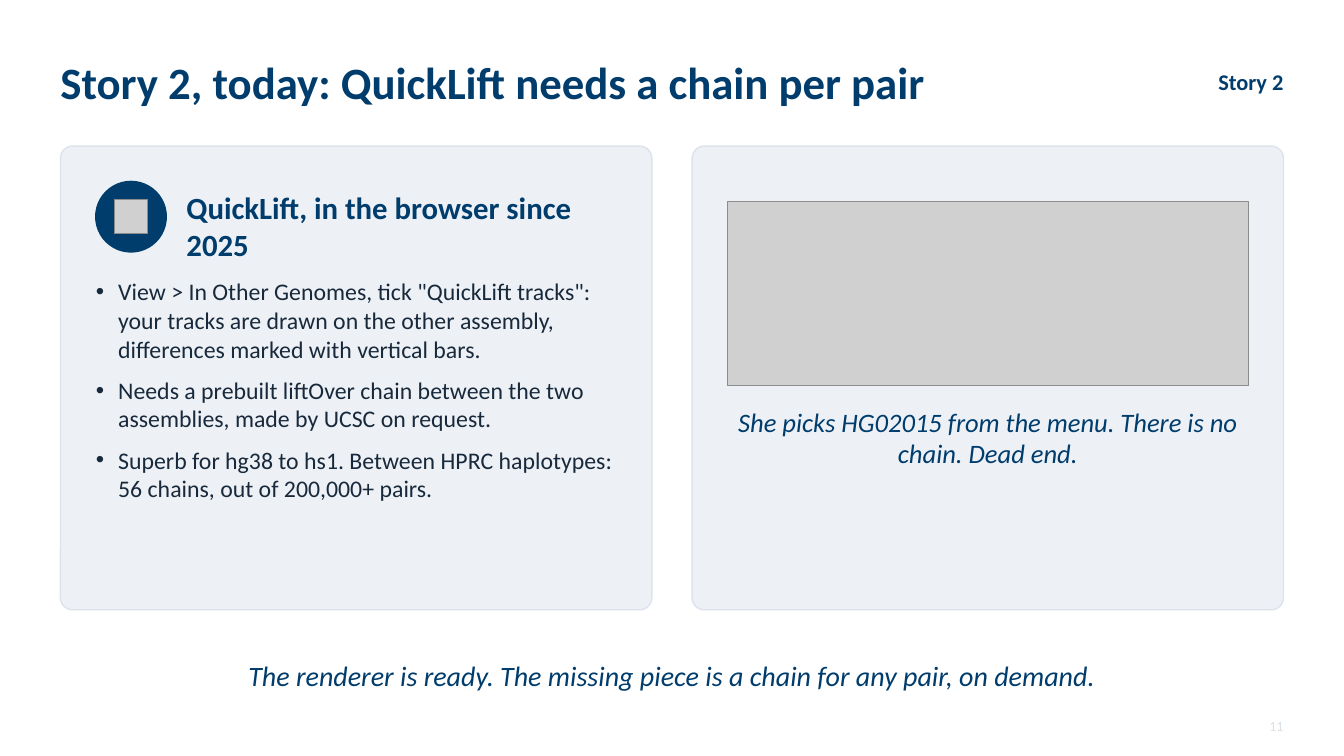
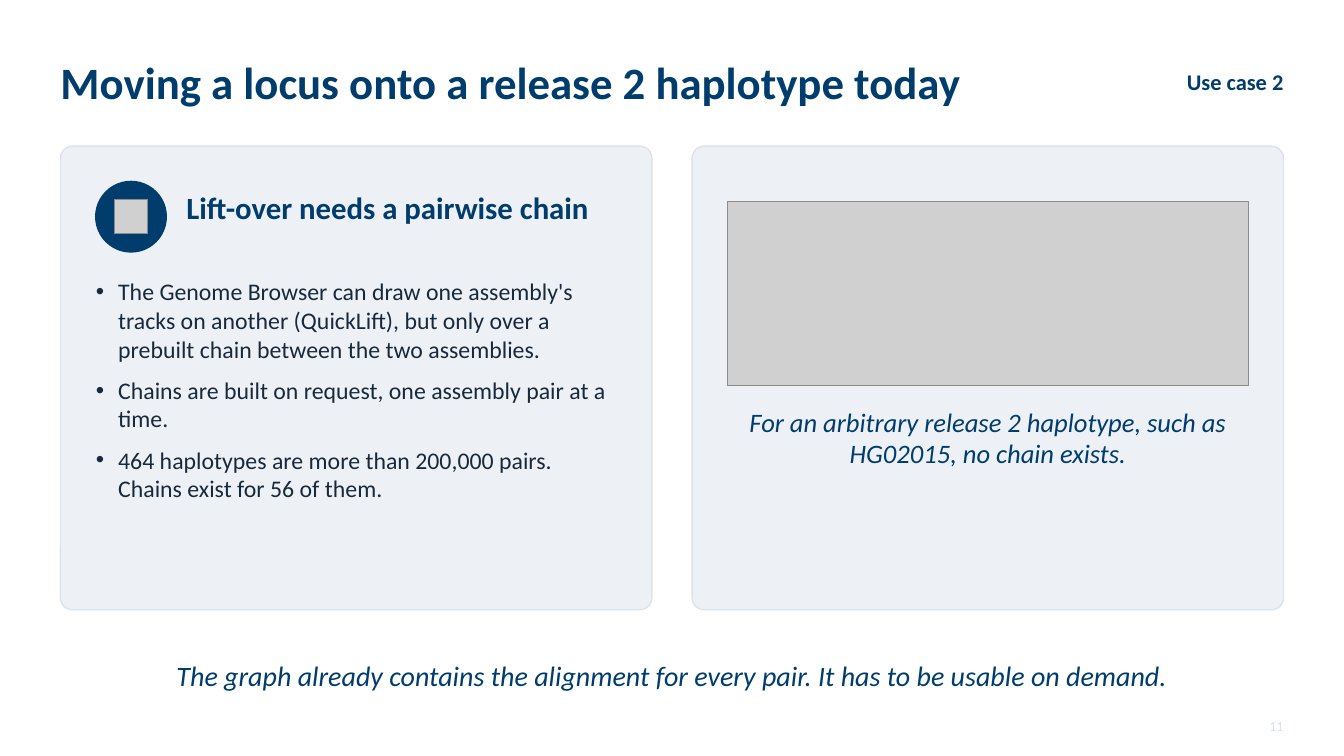
Before and after one commit to parsaeskandar/hprc_2026_poster, a slide deck: slide 11 of talk/HPRC2026_talk.pptx. Drawn at 1344x756 pixels with LibreOffice and Linux fonts; fonts in the diff are those of the drawing; grey boxes stand for pictures. Boxes give left, top, right and bottom in pixels: in the first picture for what was removed or moved away, otherwise in the second. Text is boxed around its words. In the diff, an @@ line names an element or a change of style, - is before the commit and + after.

Commit message:
Talk v5: reframed for HPRC scientists (release 2 first, two use cases, no engineering detail; checked/limits slides removed; professional wording)

```diff
--- a/talk/HPRC2026_talk.pptx
+++ b/talk/HPRC2026_talk.pptx
@@ text at <box>60,67,960,107</box>: text changed @@
-Story 2, today: QuickLift needs a chain per pair
+Moving a locus onto a release 2 haplotype today
@@ text at <box>1187,75,1283,90</box>: text changed @@
-Story 2
+Use case 2
@@ text at <box>186,197,589,224</box>: text changed @@
-QuickLift, in the browser since 2025
+Lift-over needs a pairwise chain
@@ text at <box>118,283,605,497</box>: text changed @@
-• View > In Other Genomes, tick "QuickLift tracks": your tracks are drawn on the other assembly, differences marked with vertical bars.
-• Needs a prebuilt liftOver chain between the two assemblies, made by UCSC on request.
-• Superb for hg38 to hs1. Between HPRC haplotypes: 56 chains, out of 200,000+ pairs.
+• The Genome Browser can draw one assembly's tracks on another (QuickLift), but only over a prebuilt chain between the two assemblies.
+• Chains are built on request, one assembly pair at a time.
+• 464 haplotypes are more than 200,000 pairs. Chains exist for 56 of them.
@@ text at <box>749,413,1226,466</box>: text changed @@
-She picks HG02015 from the menu. There is no chain. Dead end.
+For an arbitrary release 2 haplotype, such as HG02015, no chain exists.
@@ text at <box>176,666,1166,691</box>: text changed @@
-The renderer is ready. The missing piece is a chain for any pair, on demand.
+The graph already contains the alignment for every pair. It has to be usable on demand.
```
Also in this commit, not shown: 15 other slides changed, 2 slides added, 4 slides removed, 3 other files.
